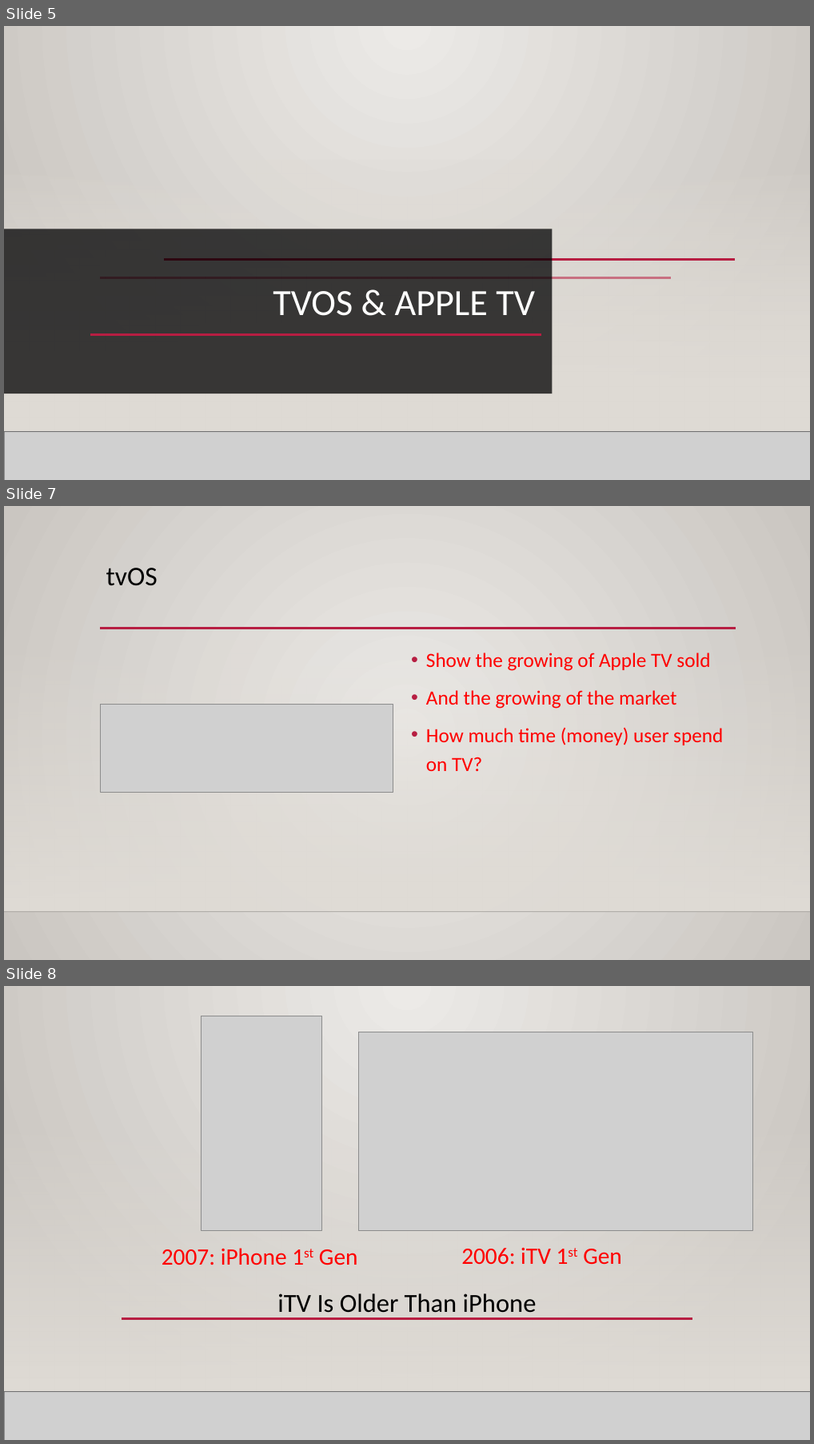
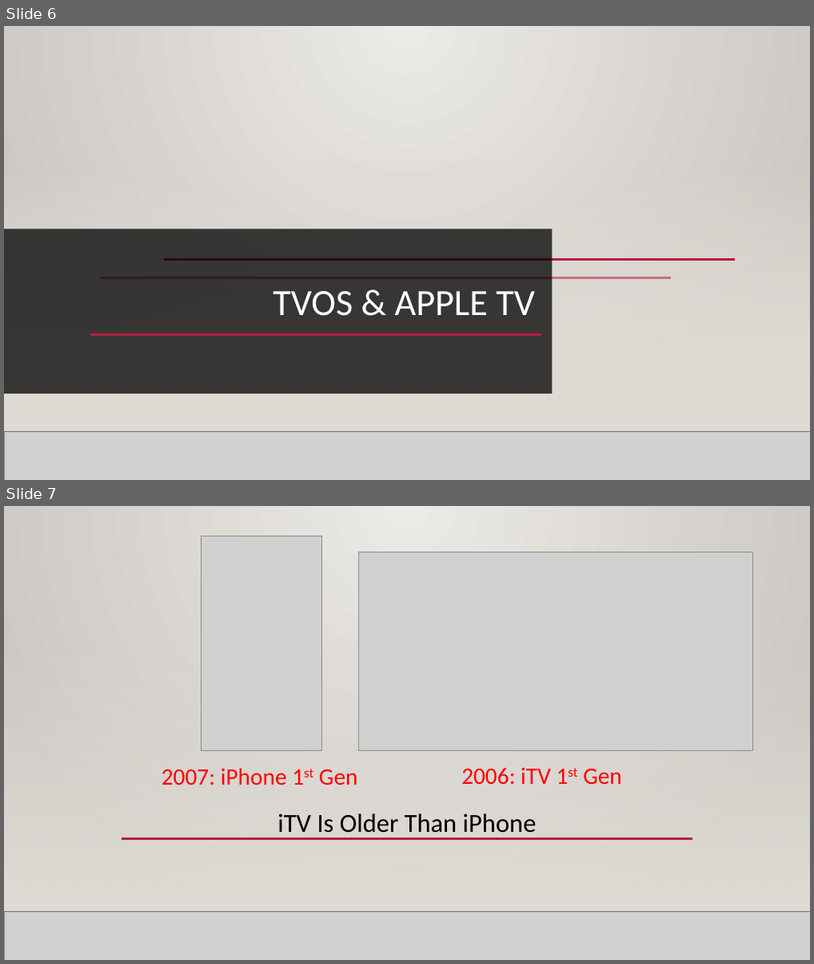
Before and after one commit to ThanhTurin/iOS-meetup-sg, a slide deck: Presentation.pptx. Shown one above the other, each under a label of ours: slides 5, 7 and 8 before the commit, slides 6 and 7 after it; the slides between them are not shown. The pictures are 814x1444 and 814x964 pixels, drawn with LibreOffice and Linux fonts; fonts in the diff are those of the drawing; grey boxes stand for pictures; background and template pictures are left out. Boxes give left, top, right and bottom in pixels: in the first picture for what was removed or moved away, otherwise in the second. Text is boxed around its words. In the diff, an @@ line names an element or a change of style, - is before the commit and + after.

```diff
--- a/Presentation.pptx
+++ b/Presentation.pptx
@@ slide 7 removed at [4,506,810,960], background gradient #ECEAE7 to #CAC7C1; not listed: 3 template elements that a slide beside it also shows @@
@@ title removed at [106,568,158,586] @@
-tvOS
@@ text removed at [426,652,723,771] @@
-• Show the growing of Apple TV sold
-• And the growing of the market
-• How much time (money) user spend on TV?
@@ picture removed at [100,704,394,792] @@
@@ what was slide 5 is now slide 6 @@
@@ what was slide 8 is now slide 7 @@
```
Also in this commit, not shown: 5 slides changed, 4 slides added, 3 other slides removed.
